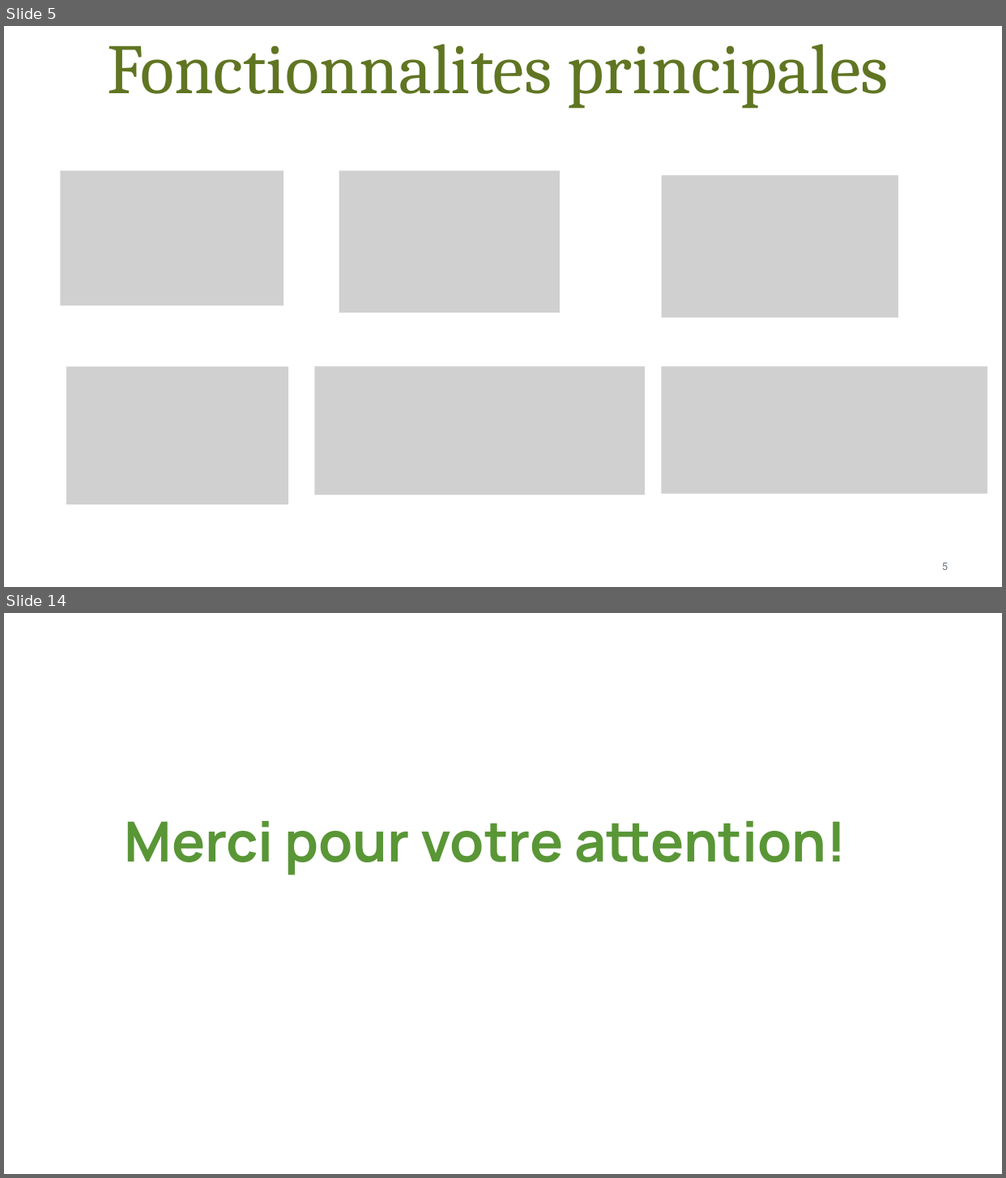
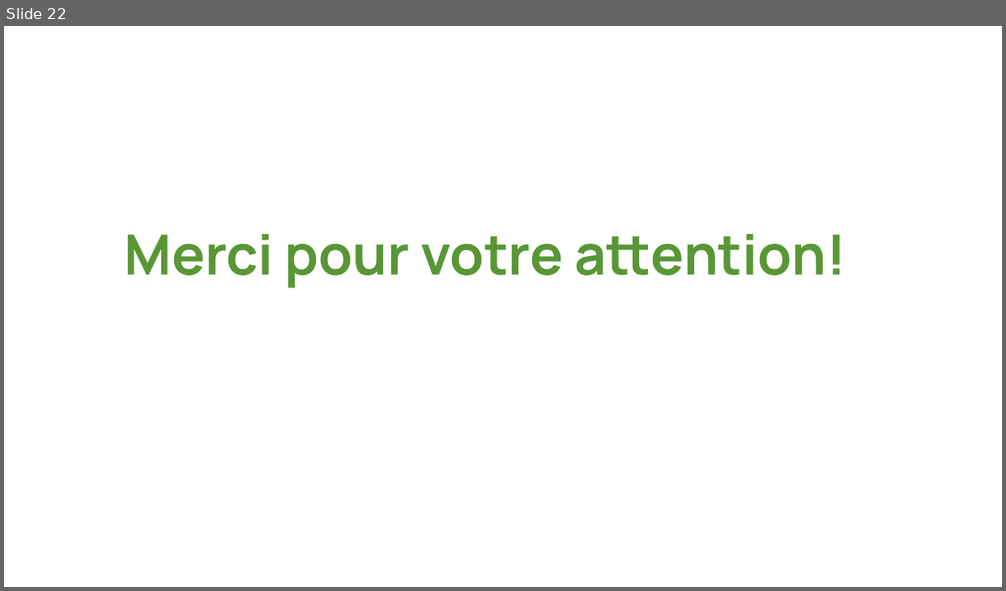
Before and after one commit to meriambouzaffara/AgriLink-4DAS_I3, a slide deck: Documentation/Presentation/Presentation_AgriLink.pptx. Shown one above the other, each under a label of ours: slides 5 and 14 before the commit, slide 22 after it; the slides between them are not shown. The pictures are 1006x1178 and 1006x591 pixels, drawn with LibreOffice and Linux fonts; fonts in the diff are those of the drawing; grey boxes stand for pictures; background and template pictures are left out. Boxes give left, top, right and bottom in pixels: in the first picture for what was removed or moved away, otherwise in the second. Text is boxed around its words. In the diff, an @@ line names an element or a change of style, - is before the commit and + after.

```diff
--- a/Documentation/Presentation/Presentation_AgriLink.pptx
+++ b/Documentation/Presentation/Presentation_AgriLink.pptx
@@ slide 5 removed at [4, 26, 1002, 587], background #FFFFFF @@
@@ text removed at [107, 44, 889, 109] @@
-Fonctionnalites principales
@@ picture removed at [60, 171, 283, 306] @@
@@ picture removed at [339, 171, 560, 313] @@
@@ picture removed at [661, 175, 898, 318] @@
@@ picture removed at [66, 367, 288, 505] @@
@@ picture removed at [314, 367, 645, 495] @@
@@ picture removed at [661, 367, 987, 494] @@
@@ text removed at [942, 563, 948, 570] @@
-5
@@ what was slide 14 is now slide 22 @@
```
Also in this commit, not shown: 5 slides changed, 16 slides added, 7 other slides removed, 1 other file.
